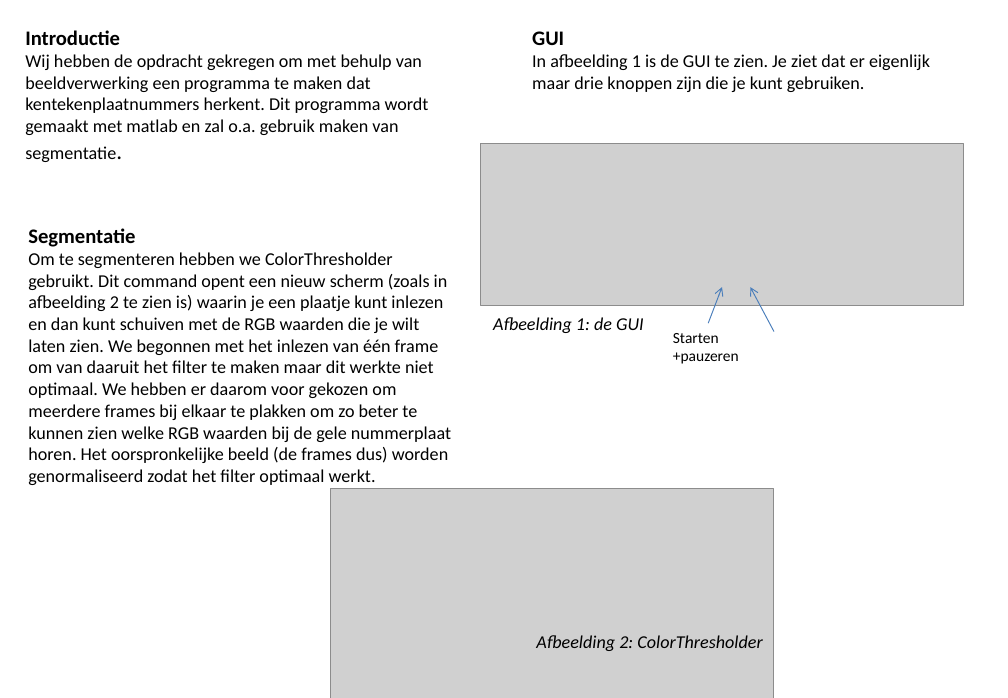
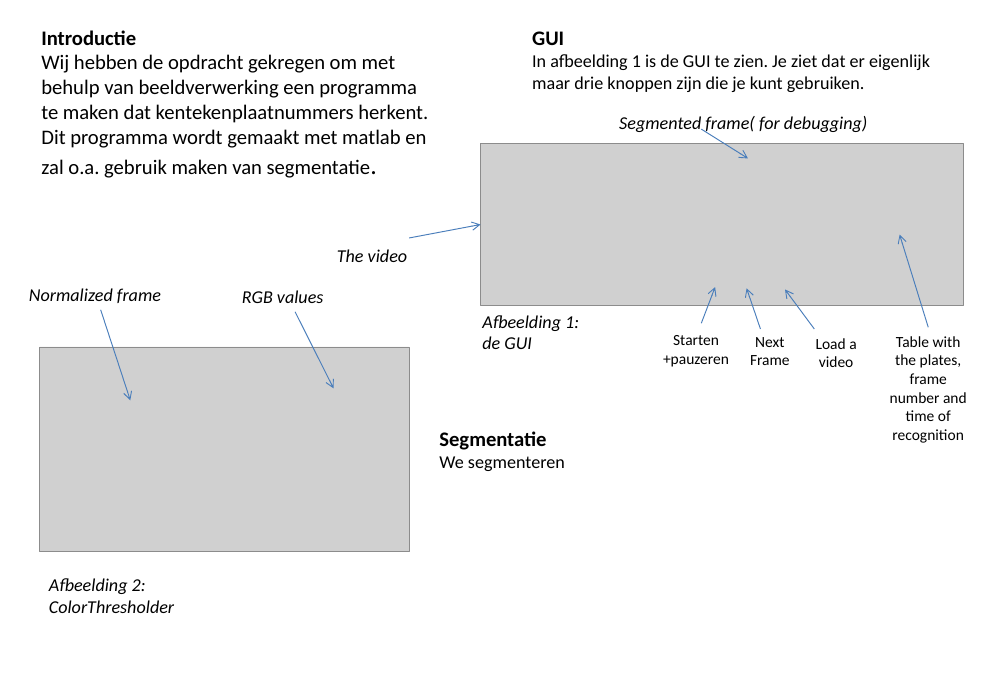
Before and after one commit to Exclaminator/licenceplateProcessing, a slide deck: slide 1 of Poster1.pptx. Drawn at 1008x698 pixels with LibreOffice and Linux fonts; fonts in the diff are those of the drawing; grey boxes stand for pictures. Boxes give left, top, right and bottom in pixels: in the first picture for what was removed or moved away, otherwise in the second. Text is boxed around its words. In the diff, an @@ line names an element or a change of style, - is before the commit and + after.

Commit message:
Added the poster and a normalized all image

```diff
--- a/Poster1.pptx
+++ b/Poster1.pptx
@@ text "Introductie": place and size @@
-text "Introductie" at <box>25,30,429,162</box>
+text "Introductie" at <box>41,30,428,178</box>
@@ text at <box>41,54,428,178</box>: size 14 to 16 pt; size 18 to 20 pt in "segmentatie." @@
@@ text added at <box>619,116,867,135</box>, 14 pt, text #000000, italic @@
+Segmented frame( for debugging)
@@ arrow added from (702, 129) to (748, 158), #4B7EBC 0.75 pt @@
@@ text removed at <box>28,228,451,485</box> @@
-Segmentatie
-Om te segmenteren hebben we ColorThresholder gebruikt. Dit command opent een nieuw scherm (zoals in afbeelding 2 te zien is) waarin je een plaatje kunt inlezen en dan kunt schuiven met de RGB waarden die je wilt laten zien. We begonnen met het inlezen van één frame om van daaruit het filter te maken maar dit werkte niet optimaal. We hebben er daarom voor gekozen om meerdere frames bij elkaar te plakken om zo beter te kunnen zien welke RGB waarden bij de gele nummerplaat horen. Het oorspronkelijke beeld (de frames dus) worden genormaliseerd zodat het filter optimaal werkt.
@@ arrow added from (410, 238) to (480, 224), #4B7EBC 0.75 pt @@
@@ arrow added from (929, 328) to (900, 235), #4B7EBC 0.75 pt @@
@@ text added at <box>337,249,407,262</box>, 14 pt, text #000000, italic @@
+The video
@@ text added at <box>29,288,161,303</box>, 14 pt, text #000000, italic @@
+Normalized frame
@@ text added at <box>242,290,324,303</box>, 14 pt, text #000000, italic @@
+RGB values
@@ arrow moved from (708, 323) - (722, 287) to (702, 323) - (716, 287) @@
@@ arrow moved from (774, 331) - (750, 287) to (760, 329) - (746, 289) @@
@@ arrow added from (814, 329) to (786, 289), #4B7EBC 0.75 pt @@
@@ arrow added from (101, 310) to (130, 400), #4B7EBC 0.75 pt @@
@@ arrow added from (295, 312) to (333, 388), #4B7EBC 0.75 pt @@
@@ text "Afbeelding 1: de GUI" rewrapped from <box>493,317,644,333</box> to <box>482,315,579,349</box> @@
@@ text "Starten +pauzeren": place and size @@
-text "Starten +pauzeren" at <box>673,333,739,364</box>
+text "Starten +pauzeren" at <box>663,335,729,367</box>
@@ text "Starten +pauzeren" at <box>663,335,729,367</box>: alignment left to centre @@
@@ picture added at <box>40,347,410,552</box> @@
@@ text added at <box>750,337,790,365</box>, 12 pt, text #000000 @@
+Next Frame
@@ text added at <box>816,338,856,367</box>, 12 pt, text #000000 @@
+Load a video
@@ text added at <box>890,336,967,443</box>, 12 pt, text #000000 @@
+Table with the plates, frame number and time of recognition
@@ text added at <box>439,431,565,471</box>, 14 pt, text #000000 @@
+Segmentatie
+We segmenteren
@@ picture removed at <box>330,489,773,698</box> @@
@@ text "Afbeelding 2: ColorThresholder" rewrapped from <box>536,635,762,651</box> to <box>49,578,174,613</box> @@
```
